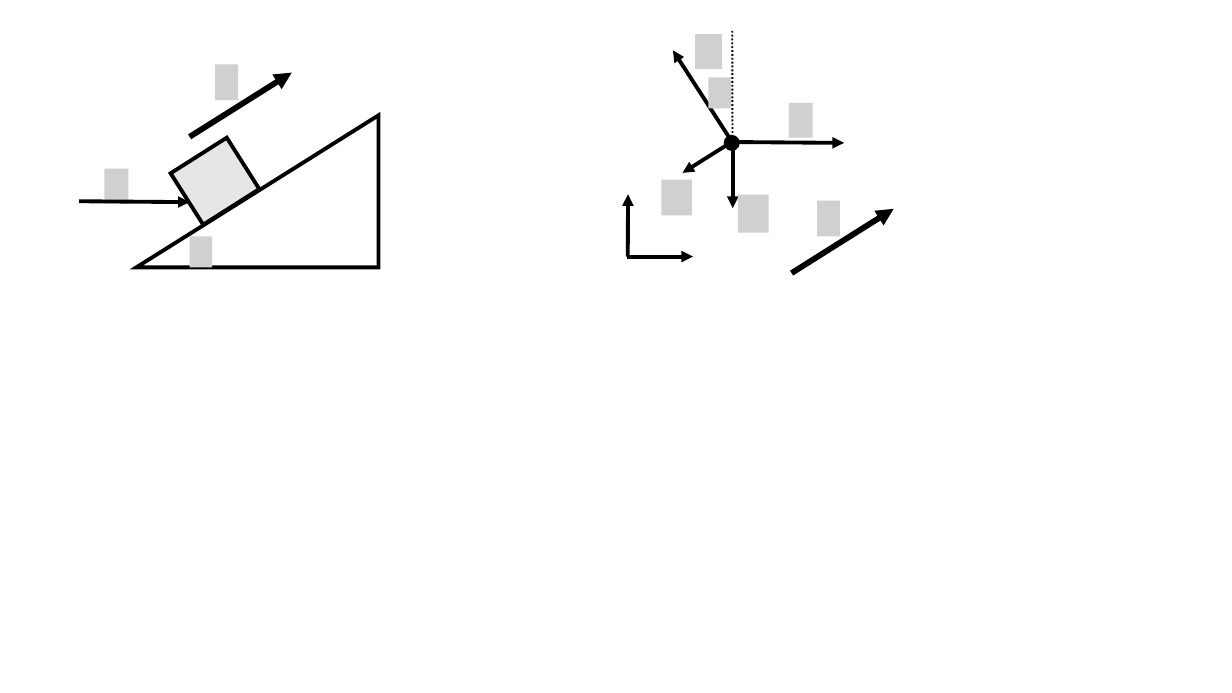
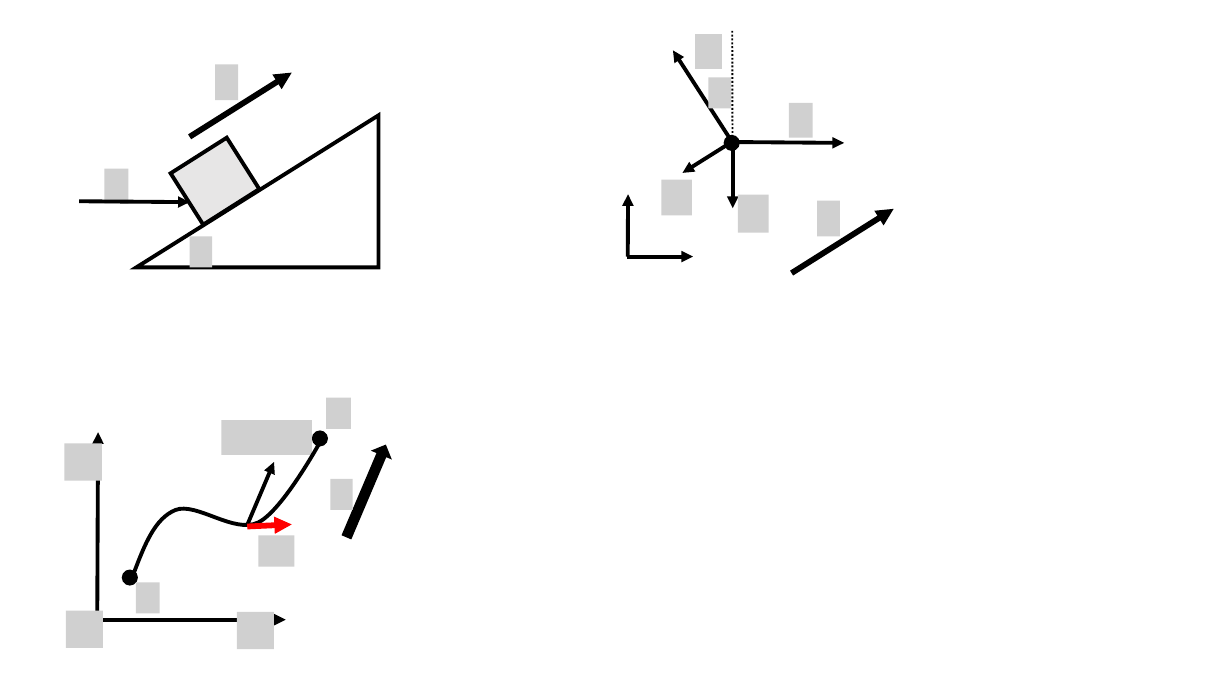
Before and after one commit to OSTP/PhysicsArtofModelling, a slide deck: slide 5 of tex/figures/WorkEnergy/Figures.pptx. Drawn at 1232x693 pixels with LibreOffice and Linux fonts; fonts in the diff are those of the drawing; grey boxes stand for pictures; background and template pictures are left out. Boxes give left, top, right and bottom in pixels: in the first picture for what was removed or moved away, otherwise in the second. Text is boxed around its words. In the diff, an @@ line names an element or a change of style, - is before the commit and + after.

```diff
--- a/tex/figures/WorkEnergy/Figures.pptx
+++ b/tex/figures/WorkEnergy/Figures.pptx
@@ group added at <box>65,397,391,649</box>: 8 pictures, 4 arrows, 2 ellipses, 1 freeform shape, 1 right arrow @@
```
Also in this commit, not shown: 4 other files.
